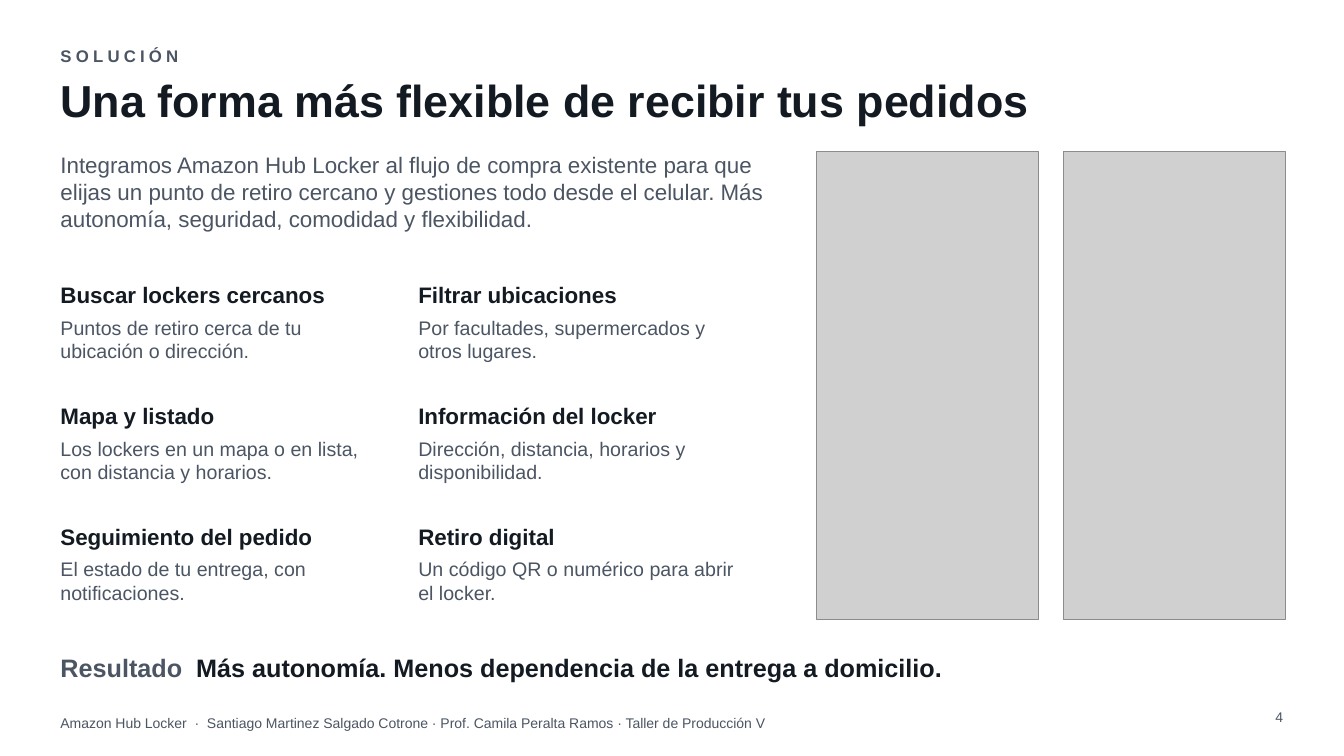
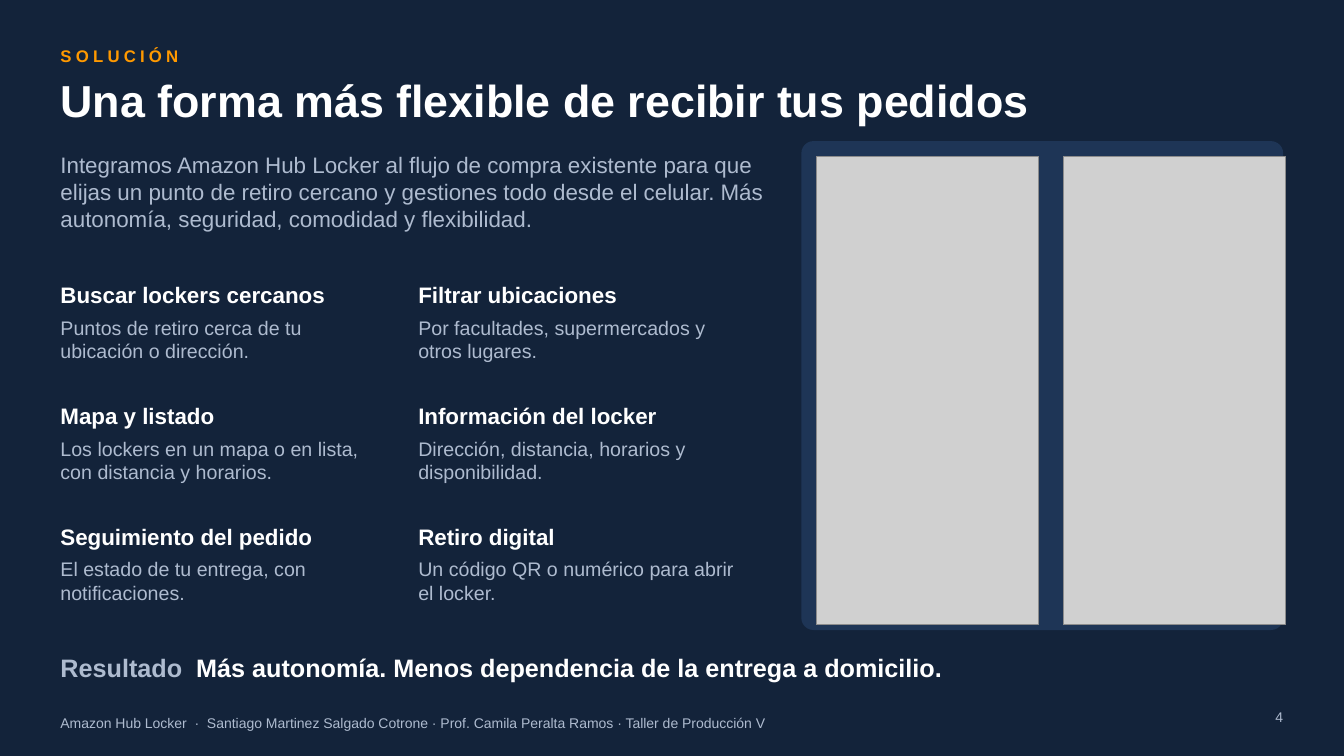
Before and after one commit to ramasalgado/Amazon-Proyecto, a slide deck: slide 4 of presentacion/Amazon-Hub-Locker-presentacion.pptx. Drawn at 1344x756 pixels with LibreOffice and Linux fonts; fonts in the diff are those of the drawing; grey boxes stand for pictures; background and template pictures are left out. Boxes give left, top, right and bottom in pixels: in the first picture for what was removed or moved away, otherwise in the second. Text is boxed around its words. In the diff, an @@ line names an element or a change of style, - is before the commit and + after.

```diff
--- a/presentacion/Amazon-Hub-Locker-presentacion.pptx
+++ b/presentacion/Amazon-Hub-Locker-presentacion.pptx
@@ background #FFFFFF to #13233A @@
@@ text "SOLUCIÓN" at bbox=[60, 48, 178, 62]: text colour #4B5563 to #FF9900 @@
@@ rounded rectangle added at bbox=[802, 141, 1284, 630], fill #1E3556 @@
@@ picture: place and size @@
-picture at bbox=[817, 151, 1038, 620]
+picture at bbox=[817, 156, 1038, 625]
@@ picture: place and size @@
-picture at bbox=[1064, 151, 1286, 620]
+picture at bbox=[1064, 156, 1286, 625]
@@ text colour #131A22 to #FFFFFF in 7 elements at bbox=[60, 84, 1029, 126], bbox=[60, 286, 325, 304], bbox=[418, 286, 617, 304], bbox=[60, 407, 214, 429], bbox=[418, 407, 657, 425], bbox=[60, 528, 312, 550], bbox=[418, 528, 555, 550] @@
@@ text "Resultado Más autonomía. Menos dependencia ..." at bbox=[60, 658, 941, 683]: text colour #4B5563 to #AEBBCF in "Resultado"; text colour #131A22 to #FFFFFF in "Más autonomía. Menos dependencia de la entrega ..." @@
@@ text colour #4B5563 to #AEBBCF in 9 elements at bbox=[60, 157, 763, 232], bbox=[60, 321, 301, 358], bbox=[418, 321, 705, 362], bbox=[60, 442, 358, 483], bbox=[418, 441, 686, 483], bbox=[60, 562, 306, 600], bbox=[418, 561, 733, 600], bbox=[1275, 712, 1283, 722], bbox=[60, 717, 765, 731] @@
```
Also in this commit, not shown: 12 other slides changed, 1 other file.
